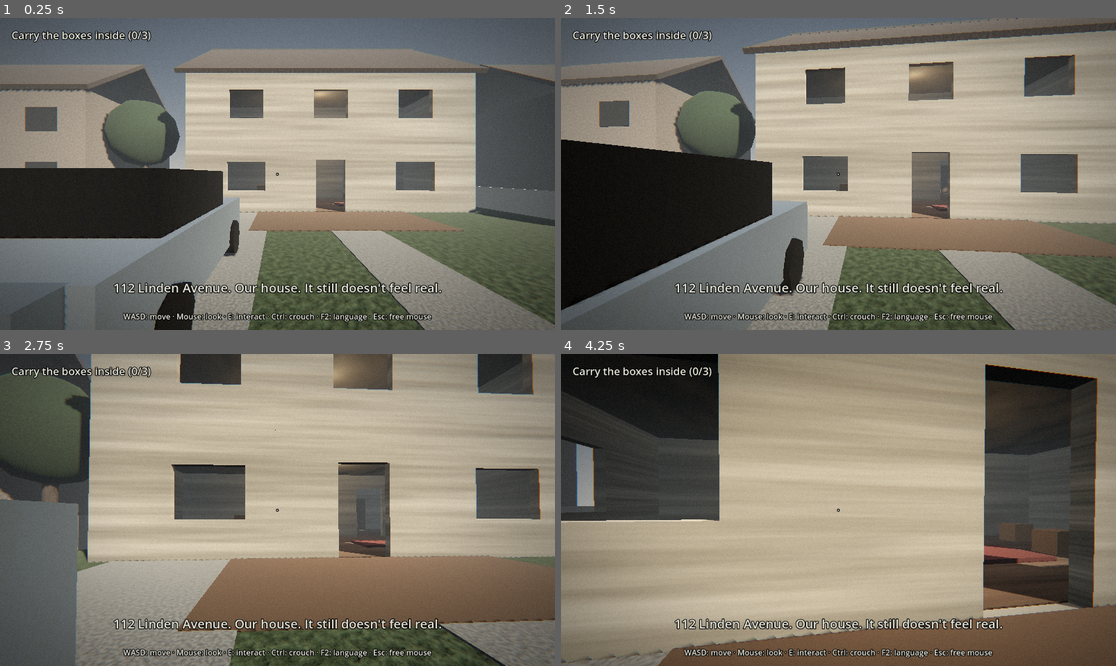
Above: before the commit, frames 1-4 (two rows, left to right).
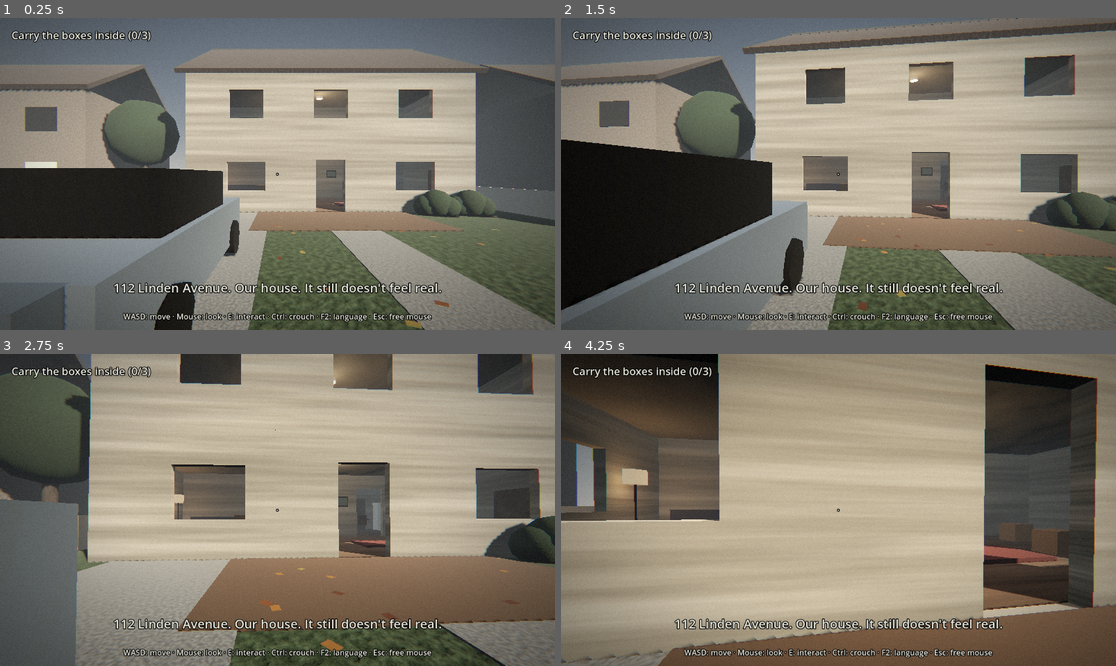
Above: after the commit, the same moments.

Repository: M-Lehmen/horror-game
Game: Godot game, scene res://scenes/chapter1.tscn
Two runs of this game, one before a commit and one after it. Both use one fixed random seed, a clock stepped at 60 frames per second and the inputs below.
Inputs (mouse positions are in pixels of both pictures, inside the frame that each line leads up to):
- Up to frame 1 (0.25 s): no input
- Up to frame 2 (1.5 s): tap Enter at 0.5 s; move the mouse to (866, 174) at 0.52 s; hold Ctrl (crouch) 0.53-1.28 s; hold W (move_forward) from 0.53 s (still down); move the mouse to (810, 174) at 1.27 s; tap E (interact) at 1.35 s
- Up to frame 3 (2.75 s): keep holding W (move_forward); move the mouse to (288, 503) at 2.02 s; hold Ctrl (crouch) from 2.03 s (still down)
- Up to frame 4 (4.25 s): keep holding W (move_forward); move the mouse to (832, 516) at 2.77 s; release Ctrl (crouch) at 2.78 s; tap E (interact) at 2.85 s; move the mouse to (877, 513) at 3.52 s; hold Ctrl (crouch) from 3.53 s (still down)

The runs differ from the first frame. In frame 1, 1.5% of the frame differs, in the area x 4-91%, y 24-100%; in frame 2, 2.1%; in frame 3, 3.1%; in frame 4, 8.2%, in the area x 0-29%, y 7-54%.

Commit message:
Grafik Kapitel 1, Stufe 3: Deko in Nachbarschaft und Haus
- Büsche, Blumenbeete, Mülltonnen, Hydranten, Schilder (Tempolimit, Neighborhood Watch), Fahrrad, Gartenmöbel
- 1600 Herbstblätter als MultiMesh, je ein beleuchtetes Fenster pro Nachbarhaus
- Innen: Sofa, Couchtisch, Stehlampe mit Licht, Regal, Bilder, Kühlschrank, Hängeschrank, Küchentisch mit Stühlen, sichtbare Lampenschirme
- Kinderzimmer mit Teppich, Schreibtisch, Spielzeugkiste; Kartons im Flur oben

Diff:
--- a/scripts/chapter1.gd
+++ b/scripts/chapter1.gd
@@ -426,6 +426,18 @@
 		"bark": _surface(Color(0.24, 0.18, 0.13), Vector3(0.6, 0.05, 0.6), 6.0, 0.06),
 		"soil": _surface(Color(0.17, 0.12, 0.09), Vector3.ONE * 0.8, 5.0, 0.12),
 	}
+	var lit := StandardMaterial3D.new()
+	lit.albedo_color = Color(0.3, 0.25, 0.15)
+	lit.emission_enabled = true
+	lit.emission = Color(1.0, 0.72, 0.42)
+	lit.emission_energy_multiplier = 1.4
+	surf.lit_window = lit
+	var shade := StandardMaterial3D.new()
+	shade.albedo_color = Color(0.9, 0.85, 0.7)
+	shade.emission_enabled = true
+	shade.emission = Color(1.0, 0.8, 0.55)
+	shade.emission_energy_multiplier = 0.6
+	surf.lamp_shade = shade
 
 
 func _build_world() -> void:
@@ -544,6 +556,154 @@
 	# Harriet Price steht in ihrem Vorgarten gegenüber
 	harriet = _person(Vector3(-9, 0, 29), Color(0.45, 0.3, 0.4), Color(0.8, 0.68, 0.6))
 
+	_build_decor()
+
+
+## Vorgärten und Straße: Büsche, Beete, Mülltonnen, Hydranten, Schilder, Fahrrad, Gartenmöbel, Laub.
+func _build_decor() -> void:
+	for x0 in [-16.0, 16.0, 32.0]:
+		for dx in [-3.5, 3.5]:
+			_bush(Vector3(x0 + dx, 0, 4.7), 0.7)
+	for x0 in [-25.0, -9.0, 7.0, 23.0]:
+		for dx in [-3.5, 3.5]:
+			_bush(Vector3(x0 + dx, 0, 31.3), 0.7)
+	for x in [4.0, 5.3]:
+		_bush(Vector3(x, 0, 5.5), 0.55)
+	_flower_bed(Vector3(-12, 0, 28.6), Vector2(3, 0.9))
+	_flower_bed(Vector3(12.3, 0, 6.5), Vector2(2, 0.8))
+
+	var bin_mat := _surface(Color(0.13, 0.2, 0.15), Vector3.ONE, 1.0, 0.2)
+	for p in [Vector3(-6.3, 0, 15.2), Vector3(-24.8, 0, 15.2), Vector3(11.6, 0, 15.2), Vector3(27.6, 0, 15.2),
+			Vector3(-0.5, 0, 24.6), Vector3(-16.4, 0, 24.6), Vector3(31.6, 0, 24.6)]:
+		_box(self, Vector3(0.6, 1.0, 0.7), p + Vector3(0, 0.5, 0), bin_mat, true)
+		_box(self, Vector3(0.66, 0.06, 0.76), p + Vector3(0, 1.03, 0), Color(0.08, 0.12, 0.09), false)
+
+	for p in [Vector3(-12, 0, 16.3), Vector3(26, 0, 23.7)]:
+		_cyl(self, 0.13, 0.55, p + Vector3(0, 0.275, 0), Color(0.6, 0.08, 0.06), true)
+		_box(self, Vector3(0.42, 0.08, 0.08), p + Vector3(0, 0.4, 0), Color(0.55, 0.07, 0.05), false)
+		var cap := CSGSphere3D.new()
+		cap.radius = 0.14
+		cap.position = p + Vector3(0, 0.56, 0)
+		cap.material = _mat(Color(0.6, 0.08, 0.06))
+		add_child(cap)
+
+	_sign(Vector3(12, 0, 16.3), "SPEED\nLIMIT\n25", Color(0.9, 0.9, 0.88))
+	_sign(Vector3(-36, 0, 23.7), "NEIGHBORHOOD\nWATCH", Color(0.85, 0.75, 0.2))
+	_bike(Vector3(19.6, 0, 5.3))
+	_garden_set(Vector3(-27, 0, 28.5))
+	_leaves(1600)
+
+
+func _bush(pos: Vector3, r: float) -> void:
+	var parts := [[Vector3(0, r * 0.8, 0), r], [Vector3(r * 0.6, r * 0.6, r * 0.3), r * 0.75],
+			[Vector3(-r * 0.6, r * 0.6, -r * 0.2), r * 0.8]]
+	for part in parts:
+		var s := CSGSphere3D.new()
+		s.position = pos + part[0]
+		s.radius = part[1]
+		s.material = surf.hedge
+		add_child(s)
+
+
+func _flower_bed(pos: Vector3, size: Vector2) -> void:
+	_box(self, Vector3(size.x, 0.12, size.y), pos + Vector3(0, 0.06, 0), surf.soil, false)
+	var rng := RandomNumberGenerator.new()
+	rng.seed = int(pos.x * 100.0)
+	var colors := [Color(0.7, 0.1, 0.12), Color(0.85, 0.75, 0.2), Color(0.85, 0.85, 0.8), Color(0.45, 0.25, 0.6)]
+	for _i in 16:
+		var f := CSGSphere3D.new()
+		f.radius = 0.07
+		f.position = pos + Vector3(rng.randf_range(-0.45, 0.45) * size.x, 0.2, rng.randf_range(-0.4, 0.4) * size.y)
+		f.material = _mat(colors[rng.randi() % colors.size()])
+		add_child(f)
+
+
+## Schild an einem Pfahl, Schrift auf beiden Seiten lesbar.
+func _sign(pos: Vector3, text: String, color: Color) -> void:
+	_cyl(self, 0.04, 2.4, pos + Vector3(0, 1.2, 0), Color(0.45, 0.45, 0.45), true)
+	_box(self, Vector3(0.62, 0.78, 0.03), pos + Vector3(0, 2.2, 0), color, false)
+	for side in [1.0, -1.0]:
+		var label := Label3D.new()
+		label.text = text
+		label.font_size = 40
+		label.pixel_size = 0.0035
+		label.modulate = Color(0.05, 0.05, 0.05)
+		label.outline_size = 0
+		label.double_sided = false
+		label.position = pos + Vector3(0, 2.2, 0.02 * side)
+		label.rotation.y = 0.0 if side > 0.0 else PI
+		add_child(label)
+
+
+func _bike(pos: Vector3) -> void:
+	var frame := Color(0.45, 0.08, 0.07)
+	for dx in [-0.5, 0.5]:
+		var wheel := CSGTorus3D.new()
+		wheel.inner_radius = 0.27
+		wheel.outer_radius = 0.32
+		wheel.rotation.x = PI / 2
+		wheel.position = pos + Vector3(dx, 0.32, 0)
+		wheel.material = _mat(Color(0.05, 0.05, 0.05))
+		add_child(wheel)
+	_box(self, Vector3(0.75, 0.04, 0.04), pos + Vector3(0, 0.7, 0), frame, false)
+	var down := _box(self, Vector3(0.7, 0.04, 0.04), pos + Vector3(0.05, 0.5, 0), frame, false)
+	down.rotation.z = 0.6
+	_box(self, Vector3(0.22, 0.05, 0.1), pos + Vector3(-0.3, 0.85, 0), Color(0.05, 0.05, 0.05), false)
+	_box(self, Vector3(0.04, 0.04, 0.45), pos + Vector3(0.42, 0.9, 0), Color(0.3, 0.3, 0.3), false)
+
+
+func _garden_set(pos: Vector3) -> void:
+	var plastic := Color(0.85, 0.85, 0.82)
+	_box(self, Vector3(1.0, 0.05, 1.0), pos + Vector3(0, 0.72, 0), plastic, true)
+	_cyl(self, 0.05, 0.7, pos + Vector3(0, 0.35, 0), plastic)
+	for dx in [-0.9, 0.9]:
+		_box(self, Vector3(0.45, 0.05, 0.45), pos + Vector3(dx, 0.45, 0), plastic, true)
+		_box(self, Vector3(0.05, 0.5, 0.45), pos + Vector3(dx * 1.25, 0.72, 0), plastic, false)
+
+
+## Herbstlaub als MultiMesh: viele kleine flache Blätter, nicht in Häusern.
+func _leaves(count: int) -> void:
+	var rng := RandomNumberGenerator.new()
+	rng.seed = 1987
+	var mat := StandardMaterial3D.new()
+	mat.vertex_color_use_as_albedo = true
+	mat.cull_mode = BaseMaterial3D.CULL_DISABLED
+	mat.roughness = 1.0
+	var quad := QuadMesh.new()
+	quad.size = Vector2(0.14, 0.1)
+	quad.material = mat
+	var mm := MultiMesh.new()
+	mm.transform_format = MultiMesh.TRANSFORM_3D
+	mm.use_colors = true
+	mm.instance_count = count
+	mm.mesh = quad
+	var colors := [Color(0.45, 0.25, 0.08), Color(0.55, 0.35, 0.1), Color(0.35, 0.2, 0.1), Color(0.5, 0.42, 0.15)]
+	var i := 0
+	while i < count:
+		var pos := Vector3(rng.randf_range(-40, 48), 0.04, rng.randf_range(-10, 48))
+		if _inside_house(pos):
+			continue
+		var rot := Basis(Vector3.UP, rng.randf() * TAU) * Basis(Vector3.RIGHT, -PI / 2)
+		mm.set_instance_transform(i, Transform3D(rot, pos))
+		mm.set_instance_color(i, colors[rng.randi() % colors.size()])
+		i += 1
+	var inst := MultiMeshInstance3D.new()
+	inst.multimesh = mm
+	inst.cast_shadow = GeometryInstance3D.SHADOW_CASTING_SETTING_OFF
+	add_child(inst)
+
+
+func _inside_house(p: Vector3) -> bool:
+	var rects := [Vector4(0, 0, 6.2, 5.2)]  # x, z, halbe Breite, halbe Tiefe
+	for x0 in [-16.0, 16.0, 32.0]:
+		rects.append(Vector4(x0, 0, 5.2, 4.2))
+	for x0 in [-25.0, -9.0, 7.0, 23.0]:
+		rects.append(Vector4(x0, 36, 5.2, 4.2))
+	for r in rects:
+		if absf(p.x - r.x) < r.z and absf(p.z - r.y) < r.w:
+			return true
+	return false
+
 
 func _build_house() -> void:
 	var wall: Material = surf.siding
@@ -618,6 +778,56 @@
 		lamp.light_energy = l[1]
 		lamp.omni_range = 7.0
 		add_child(lamp)
+		_cyl(self, 0.18, 0.12, l[0] + Vector3(0, 0.2, 0), surf.lamp_shade)
+
+	_build_interior()
+
+
+## Möbel und Kleinkram im Haus.
+func _build_interior() -> void:
+	var fabric := _surface(Color(0.3, 0.29, 0.34), Vector3.ONE * 3.0, 1.5, 0.3)
+	var wood: Material = surf.wood
+
+	# Wohnzimmer: Sofa an der Innenwand, Couchtisch, Stehlampe, Regal, Bilder
+	_box(self, Vector3(2.0, 0.42, 0.85), Vector3(-4.4, 0.21, 0.6), fabric, true)
+	_box(self, Vector3(2.0, 0.5, 0.2), Vector3(-4.4, 0.67, 0.27), fabric, false)
+	for dx in [-1.0, 1.0]:
+		_box(self, Vector3(0.18, 0.6, 0.85), Vector3(-4.4 + dx, 0.3, 0.6), fabric, false)
+	_box(self, Vector3(1.0, 0.05, 0.55), Vector3(-4.5, 0.42, 1.9), wood, true)
+	for dx in [-0.45, 0.45]:
+		for dz in [-0.22, 0.22]:
+			_cyl(self, 0.025, 0.4, Vector3(-4.5 + dx, 0.2, 1.9 + dz), wood)
+	_cyl(self, 0.02, 1.5, Vector3(-5.5, 0.75, 1.4), Color(0.1, 0.1, 0.1))
+	_cyl(self, 0.2, 0.3, Vector3(-5.5, 1.6, 1.4), surf.lamp_shade)
+	var floor_lamp := OmniLight3D.new()
+	floor_lamp.position = Vector3(-5.5, 1.5, 1.4)
+	floor_lamp.light_color = Color(1.0, 0.78, 0.5)
+	floor_lamp.light_energy = 0.5
+	floor_lamp.omni_range = 4.0
+	add_child(floor_lamp)
+	_box(self, Vector3(0.35, 1.8, 1.2), Vector3(5.6, 0.9, 3.5), wood, true)
+	for pic in [[Vector3(1.2, 1.6, 0.09), Vector3(1.2, 1.6, 0.1), 0.0, Color(0.35, 0.4, 0.38)],
+			[Vector3(-5.785, 1.6, 3.2), Vector3(-5.78, 1.6, 3.2), PI / 2, Color(0.42, 0.36, 0.3)]]:
+		var frame := _box(self, Vector3(0.6, 0.45, 0.03), pic[0], Color(0.2, 0.13, 0.08), false)
+		frame.rotation.y = pic[2]
+		var canvas := _box(self, Vector3(0.5, 0.35, 0.035), pic[1], pic[3], false)
+		canvas.rotation.y = pic[2]
+
+	# Küche: Kühlschrank, Hängeschrank, Tisch mit zwei Stühlen
+	_box(self, Vector3(0.7, 1.8, 0.7), Vector3(5.35, 0.9, -4.3), Color(0.82, 0.82, 0.78), true)
+	_box(self, Vector3(0.4, 0.7, 2.0), Vector3(5.6, 2.0, -2.0), wood, false)
+	_box(self, Vector3(1.2, 0.05, 0.8), Vector3(2.8, 0.75, -2.2), wood, true)
+	_cyl(self, 0.06, 0.72, Vector3(2.8, 0.36, -2.2), wood)
+	for dz in [-0.65, 0.65]:
+		_box(self, Vector3(0.42, 0.04, 0.42), Vector3(2.8, 0.45, -2.2 + dz), wood, true)
+		_box(self, Vector3(0.42, 0.5, 0.04), Vector3(2.8, 0.72, -2.2 + dz * 1.32), wood, false)
+
+	# Kinderzimmer: Teppich, Schreibtisch, Spielzeugkiste; Kartons im Flur oben
+	_box(self, Vector3(1.6, 0.02, 1.2), Vector3(2.4, 3.03, 2.3), _surface(Color(0.45, 0.35, 0.55), Vector3.ONE * 2.0, 1.0, 0.3), false)
+	_box(self, Vector3(1.0, 0.75, 0.5), Vector3(1.0, 3.375, 4.4), wood, true)
+	_box(self, Vector3(0.6, 0.4, 0.4), Vector3(-1.5, 3.2, 4.3), Color(0.7, 0.25, 0.2), true)
+	_box(self, Vector3(0.6, 0.5, 0.5), Vector3(3.5, 3.25, -2.5), CARDBOARD, true)
+	_box(self, Vector3(0.6, 0.5, 0.5), Vector3(3.5, 3.75, -2.5), CARDBOARD, true)
 
 
 ## Treppe an der Rückwand: sichtbare Stufen, Kollision ist eine glatte Rampe
@@ -670,7 +880,9 @@
 	_box(h, Vector3(1.1, 2.1, 0.06), Vector3(0, 1.05, 4.02), Color(0.2, 0.14, 0.1), false)
 	for wx in [-3.0, 3.0]:
 		for wy in [1.6, 4.1]:
-			_box(h, Vector3(1.4, 1.1, 0.06), Vector3(wx, wy, 4.02), Color(0.08, 0.09, 0.11), false)
+			# Ein Fenster pro Haus ist von innen beleuchtet.
+			var pane: Variant = surf.lit_window if wx > 0.0 and wy < 2.0 else Color(0.08, 0.09, 0.11)
+			_box(h, Vector3(1.4, 1.1, 0.06), Vector3(wx, wy, 4.02), pane, false)
 	_box(h, Vector3(4, 0.04, 2), Vector3(0, 0.02, 5), Color(0.35, 0.27, 0.2), false)
 	_box(h, Vector3(3, 0.02, sidewalk + 9), Vector3(-6.5, 0.012, (sidewalk - 9) / 2.0), surf.concrete, false)
 	if with_mailbox:
